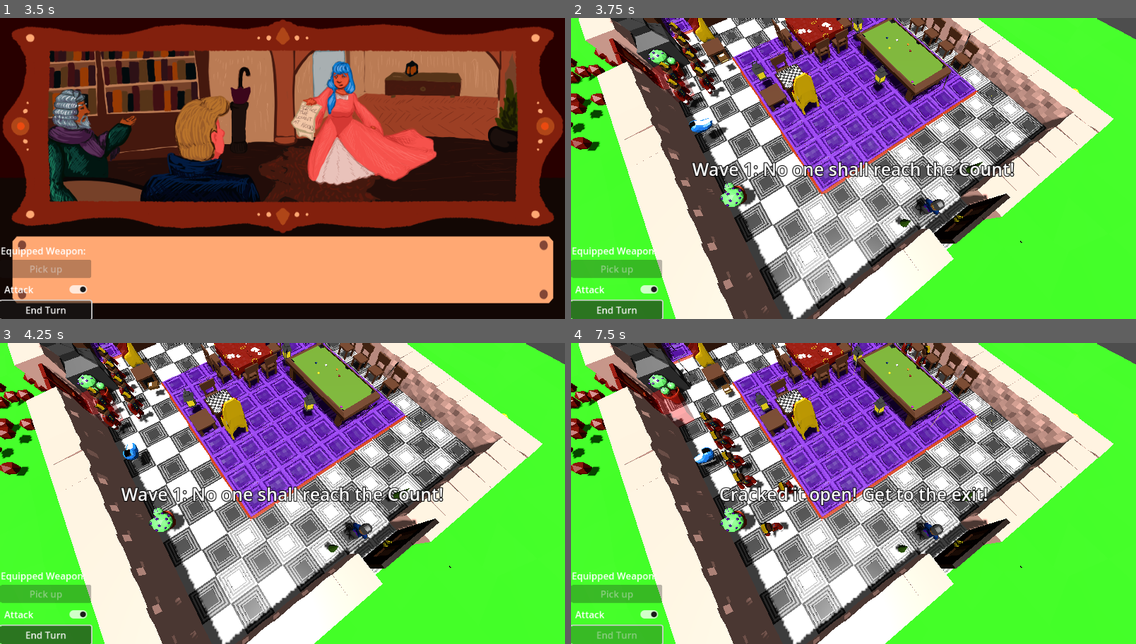
Above: before the commit, frames 1-4 (two rows, left to right).
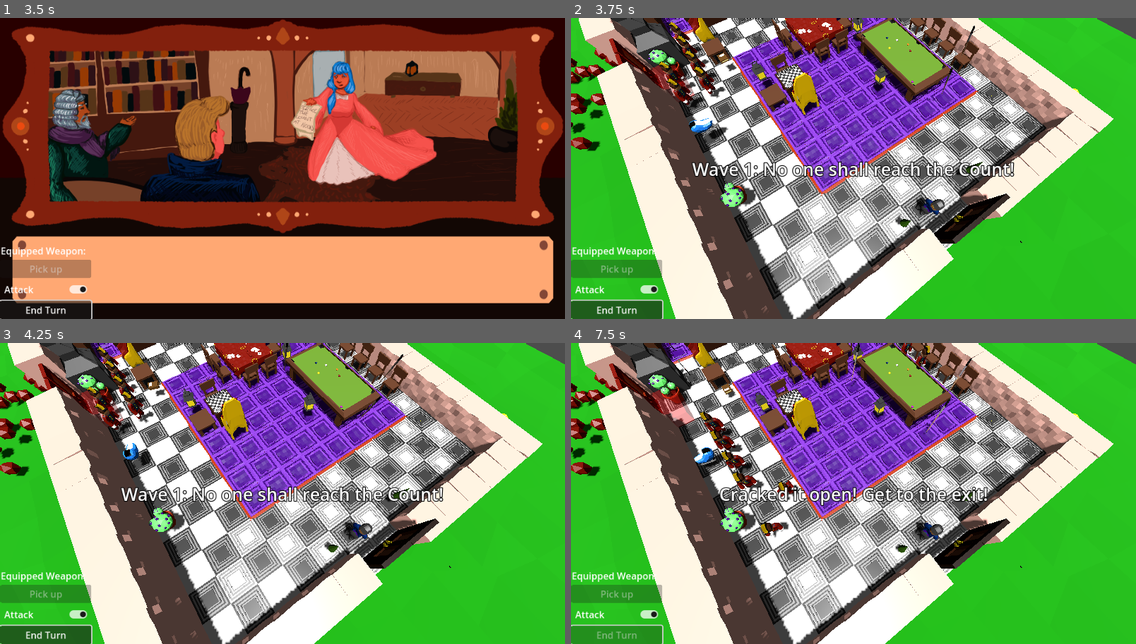
Above: after the commit, the same moments.

Repository: pinguinosod/gse_winterjam2024
Game: Godot game, scene res://main.tscn
Two runs of this game, one before a commit and one after it. Both use one fixed random seed, a clock stepped at 60 frames per second and the inputs below.
Inputs (mouse positions are in pixels of both pictures, inside the frame that each line leads up to):
- Up to frame 1 (3.5 s): click (288, 285) at 0.5 s; click "Attack" at 1.25 s; click "End Turn" at 2 s; tap Enter (end_turn) at 2.75, 2.85 s; move the mouse to (406, 153) at 2.77 s; hold D (move_right) from 2.78 s (still down); click (406, 153) at 2.92 s
- Up to frame 2 (3.75 s): tap Space at 3.5 s; move the mouse to (740, 183) at 3.52 s; release D (move_right) at 3.53 s; hold S (move_down) from 3.53 s (still down); tap Enter (end_turn) at 3.6 s
- Up to frame 3 (4.25 s): keep holding S (move_down)
- Up to frame 4 (7.5 s): move the mouse to (910, 427) at 4.27 s; release S (move_down) at 4.28 s; hold D (move_right) 4.28-5.03 s; tap Enter (end_turn) every 0.75 s from 4.35 to 7.35 s; move the mouse to (825, 553) at 5.02 s; hold W (move_up) 5.03-5.78 s; click (825, 553) at 5.17 s; move the mouse to (1023, 538) at 5.77 s; hold A (move_left) 5.78-7.28 s; move the mouse to (684, 448) at 6.52 s; move the mouse to (881, 493) at 7.27 s; hold S (move_down) from 7.28 s (still down); click (881, 493) at 7.42 s

Frame 1 is identical in both runs. In frame 2, 30% of the frame differs, in the area x 0-100%, y 0-100%; in frame 3, 30%; in frame 4, 31%.

Commit message:
Garden is now less green

Diff:
--- a/PickableItems/weapon_2_skin_1(pool_cue).tscn
+++ b/PickableItems/weapon_2_skin_1(pool_cue).tscn
@@ -6,7 +6,7 @@
 [node name="Weapon 2 (Pool Cue)" instance=ExtResource("1_7ftvb")]
 
 [node name="poolCueWeapon" parent="WeaponSpinner" index="0" instance=ExtResource("2_ni706")]
-transform = Transform3D(1, 0, 0, 0, 0.965926, -0.258819, 0, 0.258819, 0.965926, 0, 1.4377, 0)
+transform = Transform3D(1.5, 0, 0, 0, 1.44889, -0.388228, 0, 0.388228, 1.44889, 0, 1.66047, 0)
 
 [node name="skiStickWeapon2" parent="WeaponSpinner" index="2"]
 visible = false
--- a/PickableItems/weapon_3_(ski).tscn
+++ b/PickableItems/weapon_3_(ski).tscn
@@ -74,6 +74,7 @@
 [node name="WeaponSpinner" type="Node3D" parent="."]
 
 [node name="skiWeapon2" parent="WeaponSpinner" instance=ExtResource("2_eb3j6")]
+transform = Transform3D(1.3, 0, 0, 0, 1.2557, -0.336465, 0, 0.336465, 1.2557, 9.74001e-09, 0.65364, -3.89599e-08)
 
 [node name="skiWeapon" parent="WeaponSpinner" instance=ExtResource("2_lcuxp")]
 visible = false
Binary file changed: models/gardenScene.glb
